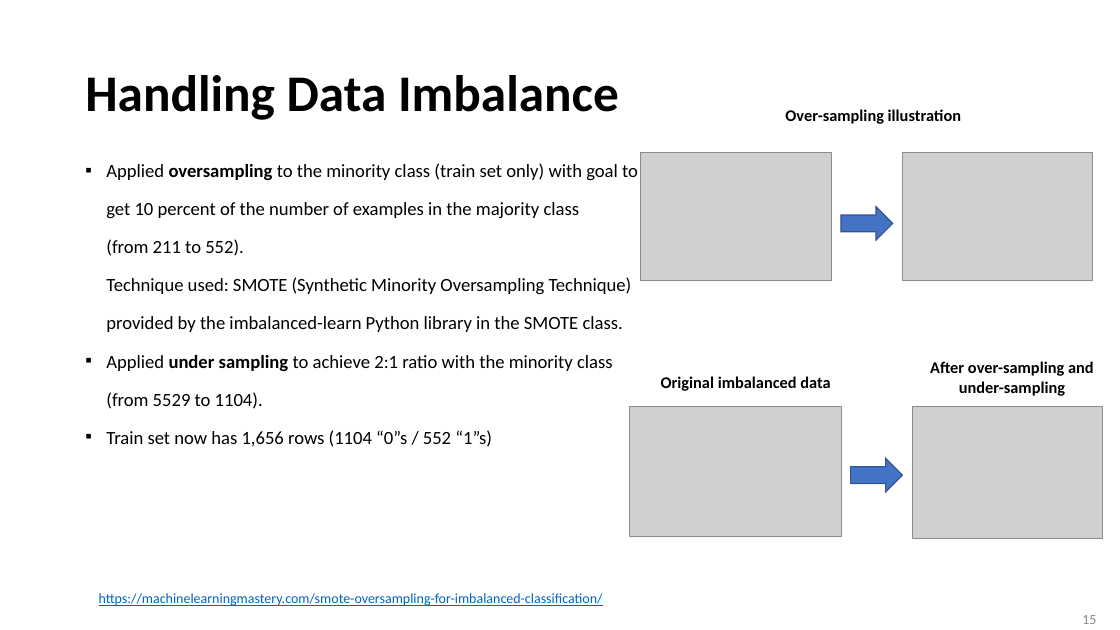
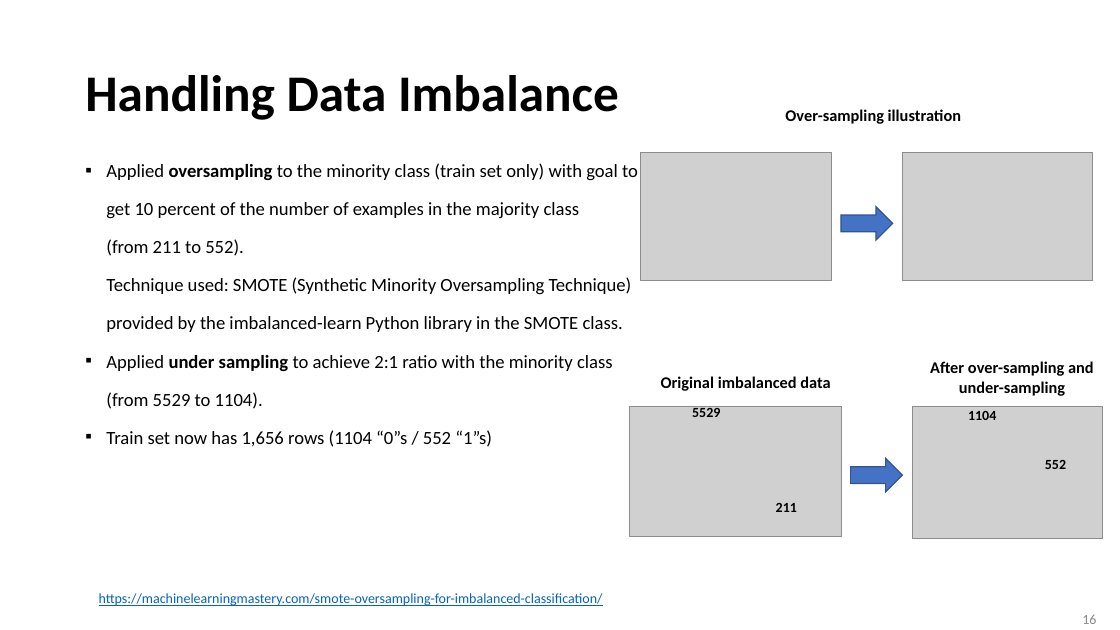
Before and after one commit to linoybar/Classification-Python-Project---Insurance, a slide deck: slide 16 of Insurance Classification Project - presentation.pptx (slide 15 before the commit). Drawn at 1120x630 pixels with LibreOffice and Linux fonts; fonts in the diff are those of the drawing; grey boxes stand for pictures. Boxes give left, top, right and bottom in pixels: in the first picture for what was removed or moved away, otherwise in the second. Text is boxed around its words. In the diff, an @@ line names an element or a change of style, - is before the commit and + after.

```diff
--- a/Insurance Classification Project - presentation.pptx
+++ b/Insurance Classification Project - presentation.pptx
@@ text added at bbox=[692, 405, 720, 417], 12 pt, text #000000, bold @@
+5529
@@ text added at bbox=[968, 411, 996, 420], 12 pt, text #000000, bold @@
+1104
@@ text added at bbox=[1045, 460, 1066, 469], 12 pt, text #000000, bold @@
+552
@@ text added at bbox=[776, 503, 797, 512], 12 pt, text #000000, bold @@
+211
```
Also in this commit, not shown: 7 other slides changed, 1 slide added.
